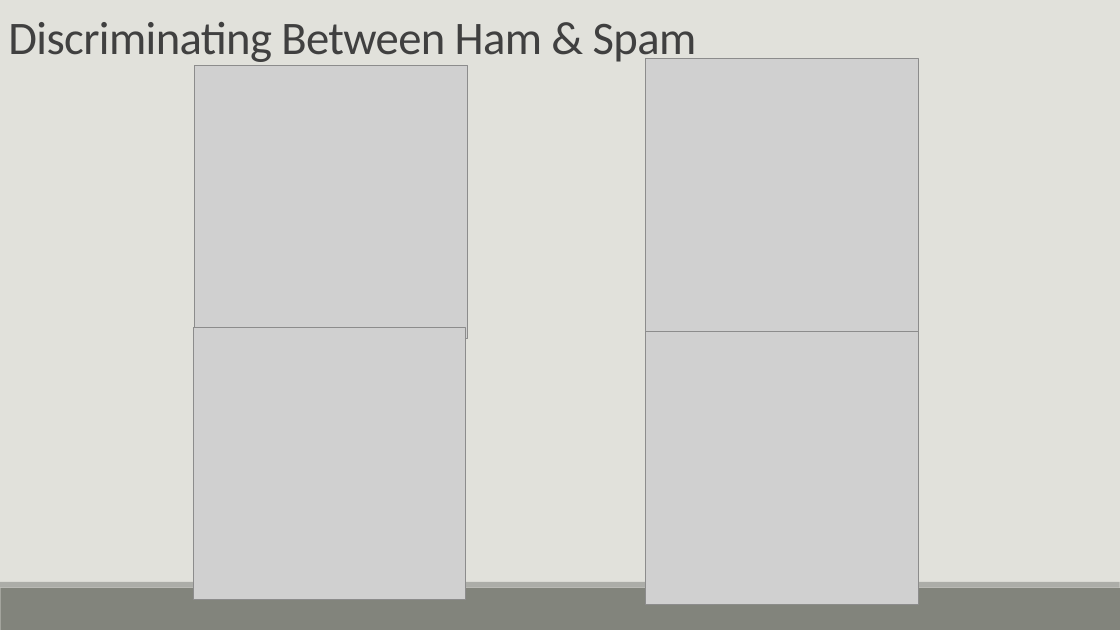
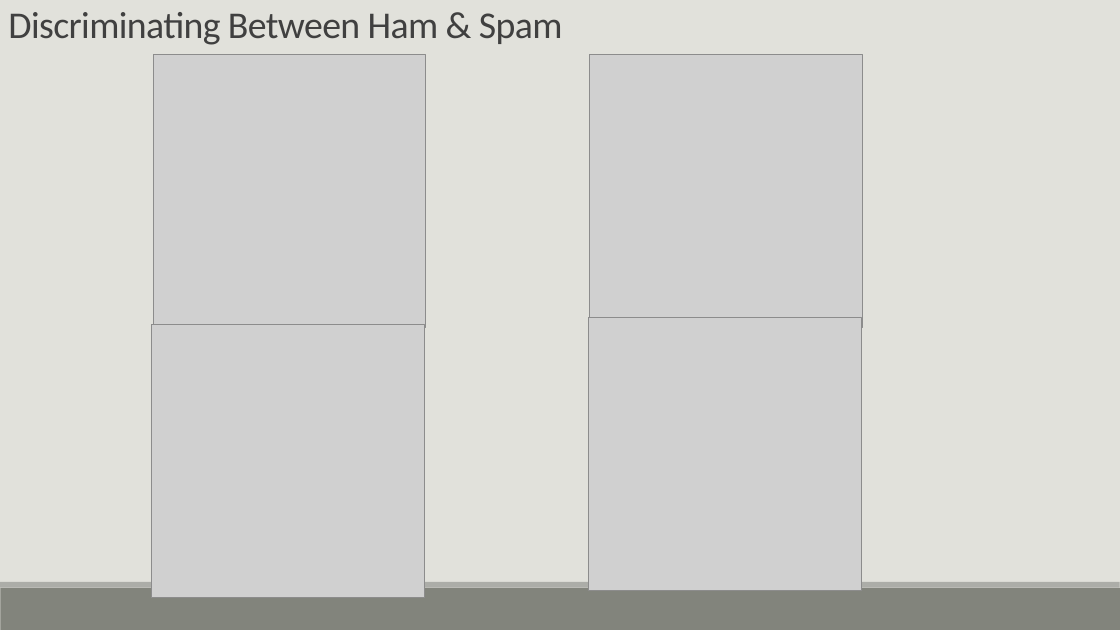
Before and after one commit to bmtober/ec4747-alt, a slide deck: slide 34 of presentation/EC4747Presentation.pptx. Drawn at 1120x630 pixels with LibreOffice and Linux fonts; fonts in the diff are those of the drawing; grey boxes stand for pictures. Boxes give left, top, right and bottom in pixels: in the first picture for what was removed or moved away, otherwise in the second. Text is boxed around its words. In the diff, an @@ line names an element or a change of style, - is before the commit and + after.

```diff
--- a/presentation/EC4747Presentation.pptx
+++ b/presentation/EC4747Presentation.pptx
@@ title "Discriminating Between Ham & Spam" at bbox=[8, 12, 563, 45]: size 40 to 32.4 pt @@
@@ picture: place and size @@
-picture at bbox=[193, 327, 465, 599]
+picture at bbox=[154, 55, 426, 327]
@@ picture: place and size @@
-picture at bbox=[194, 65, 467, 338]
+picture at bbox=[590, 55, 863, 328]
@@ picture: place and size @@
-picture at bbox=[645, 331, 918, 604]
+picture at bbox=[151, 324, 424, 597]
@@ picture: place and size @@
-picture at bbox=[645, 59, 918, 332]
+picture at bbox=[589, 318, 862, 591]
```
Also in this commit, not shown: 2 other slides changed, 1 other file.
